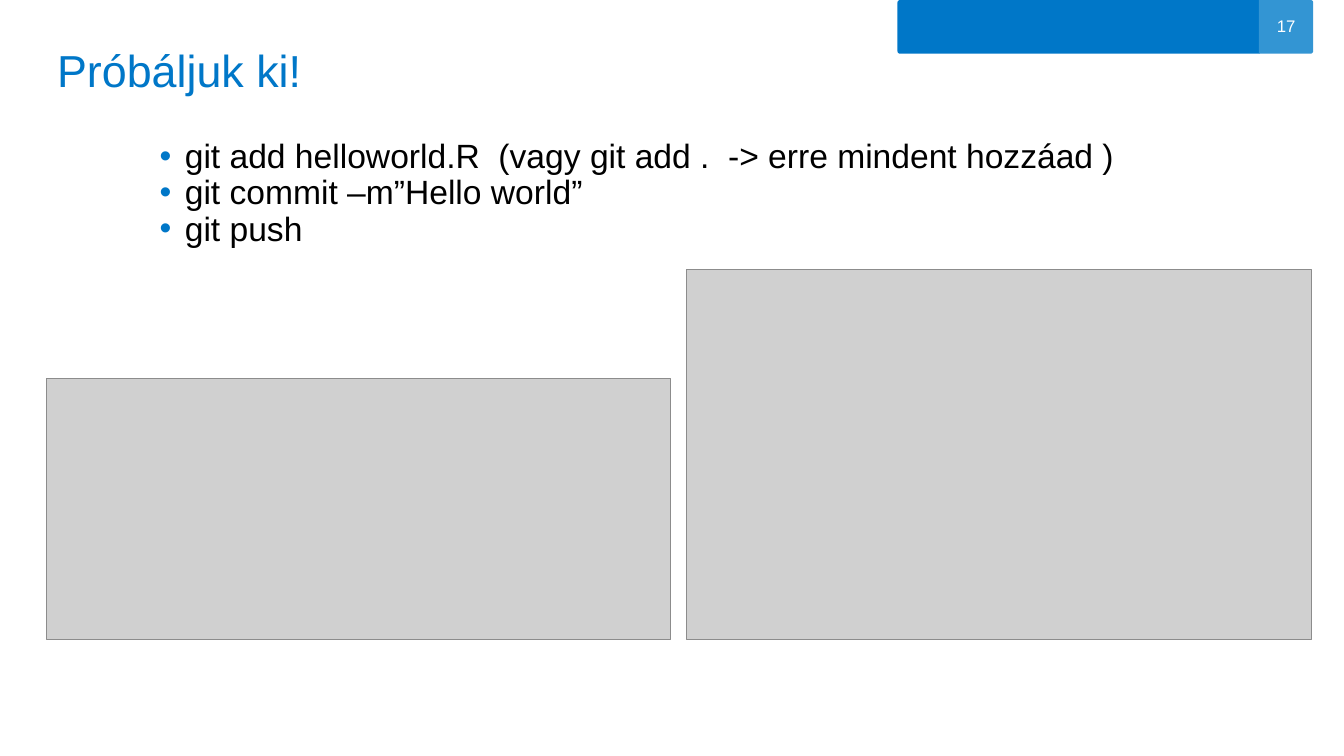
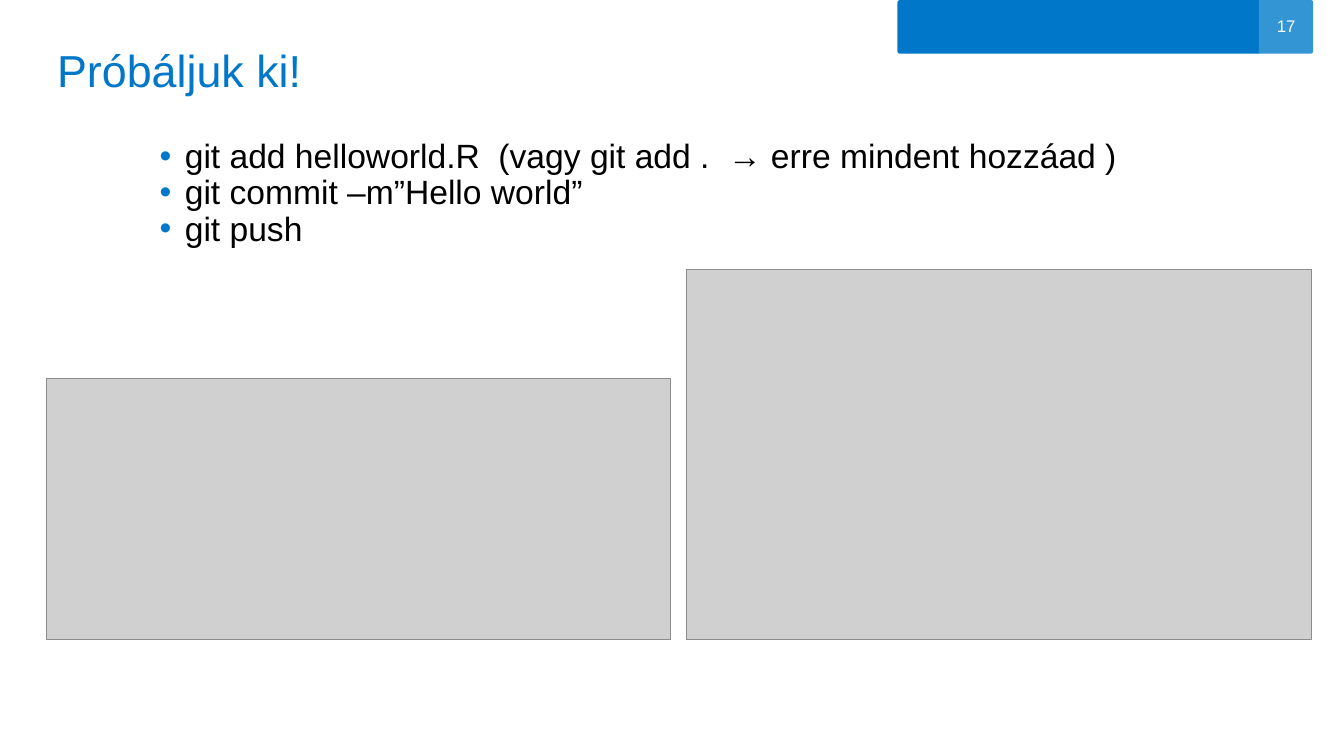
Before and after one commit to oerika1988/aegon-git-tutorial, a slide deck: slide 17 of GIT.pptx. Drawn at 1344x756 pixels with LibreOffice and Linux fonts; fonts in the diff are those of the drawing; grey boxes stand for pictures; background and template pictures are left out. Boxes give left, top, right and bottom in pixels: in the first picture for what was removed or moved away, otherwise in the second. Text is boxed around its words. In the diff, an @@ line names an element or a change of style, - is before the commit and + after.

```diff
--- a/GIT.pptx
+++ b/GIT.pptx
@@ text at <box>185,143,1096,175</box>: text changed @@
-  • git add helloworld.R (vagy git add . -> erre mindent hozzáad )
+  • git add helloworld.R (vagy git add . → erre mindent hozzáad )
```
Also in this commit, not shown: 8 other slides changed.
